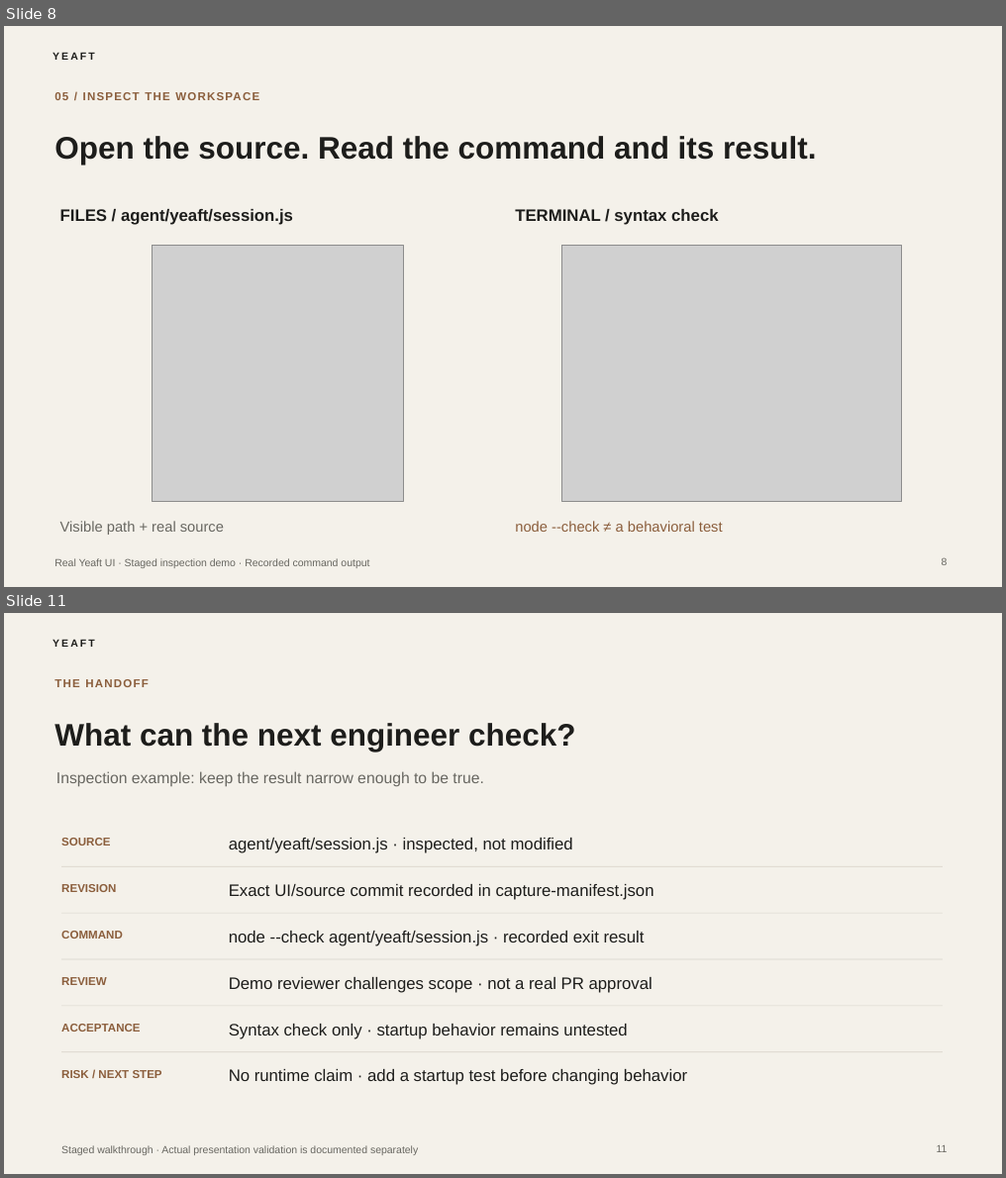
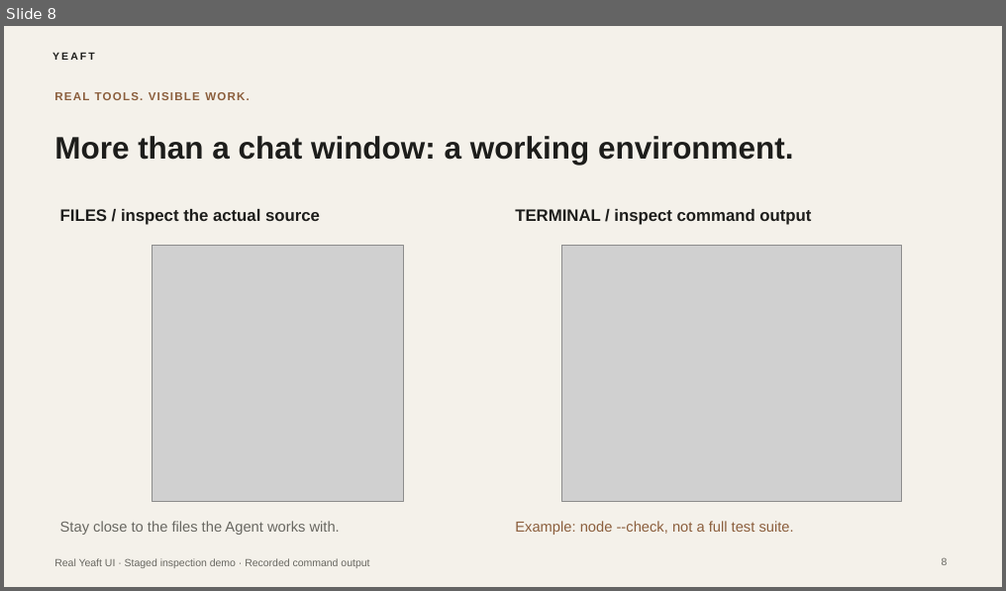
Before and after one commit to yeaft/claude-web-chat, a slide deck: artifacts/showcase/yeaft-editorial-minimal.pptx. Shown one above the other, each under a label of ours: slides 8 and 11 before the commit, slide 8 after it; the slides between them are not shown. The pictures are 1006x1178 and 1006x591 pixels, drawn with LibreOffice and Linux fonts; fonts in the diff are those of the drawing; grey boxes stand for pictures. Boxes give left, top, right and bottom in pixels: in the first picture for what was removed or moved away, otherwise in the second. Text is boxed around its words. In the diff, an @@ line names an element or a change of style, - is before the commit and + after.

```diff
--- a/artifacts/showcase/yeaft-editorial-minimal.pptx
+++ b/artifacts/showcase/yeaft-editorial-minimal.pptx
@@ slide 11 removed at bbox=[4, 613, 1002, 1174], background #F4F1EA; not listed: 1 template element that a slide beside it also shows @@
@@ text removed at bbox=[54, 679, 149, 687] @@
-THE HANDOFF
@@ text removed at bbox=[54, 723, 575, 752] @@
-What can the next engineer check?
@@ text removed at bbox=[56, 771, 483, 786] @@
-Inspection example: keep the result narrow enough to be true.
@@ text removed at bbox=[61, 838, 110, 846] @@
-SOURCE
@@ text removed at bbox=[229, 838, 573, 854] @@
-agent/yeaft/session.js · inspected, not modified
@@ line removed from (61, 866) to (943, 866) @@
@@ text removed at bbox=[61, 884, 116, 892] @@
-REVISION
@@ text removed at bbox=[229, 884, 654, 900] @@
-Exact UI/source commit recorded in capture-manifest.json
@@ line removed from (61, 913) to (943, 913) @@
@@ text removed at bbox=[61, 931, 123, 939] @@
-COMMAND
@@ text removed at bbox=[229, 931, 645, 947] @@
-node --check agent/yeaft/session.js · recorded exit result
@@ line removed from (61, 959) to (943, 959) @@
@@ text removed at bbox=[61, 977, 107, 985] @@
-REVIEW
@@ text removed at bbox=[229, 977, 652, 993] @@
-Demo reviewer challenges scope · not a real PR approval
@@ line removed from (61, 1006) to (943, 1006) @@
@@ text removed at bbox=[61, 1024, 140, 1032] @@
-ACCEPTANCE
@@ text removed at bbox=[229, 1024, 627, 1040] @@
-Syntax check only · startup behavior remains untested
@@ line removed from (61, 1053) to (943, 1053) @@
@@ text removed at bbox=[61, 1070, 162, 1078] @@
-RISK / NEXT STEP
@@ text removed at bbox=[229, 1069, 687, 1085] @@
-No runtime claim · add a startup test before changing behavior
@@ text removed at bbox=[61, 1146, 418, 1156] @@
-Staged walkthrough · Actual presentation validation is documented separately
@@ page number removed at bbox=[937, 1146, 947, 1153] @@
-11
@@ slide 8 changed as well @@
@@ text at bbox=[54, 136, 794, 165]: text changed @@
-Open the source. Read the command and its result.
+More than a chat window: a working environment.
@@ text at bbox=[60, 209, 320, 225]: text changed @@
-FILES / agent/yeaft/session.js
+FILES / inspect the actual source
@@ text at bbox=[515, 209, 811, 225]: text changed @@
-TERMINAL / syntax check
+TERMINAL / inspect command output
@@ text at bbox=[60, 521, 340, 535]: text changed @@
-Visible path + real source
+Stay close to the files the Agent works with.
@@ text at bbox=[515, 521, 794, 535]: text changed @@
-node --check ≠ a behavioral test
+Example: node --check, not a full test suite.
@@ text at bbox=[54, 559, 76, 567]: text changed @@
-05 / INSPECT THE WORKSPACE
+REAL TOOLS. VISIBLE WORK.
```
Also in this commit, not shown: 7 other slides changed, 4 slides added, 3 other slides removed, 12 other files.
